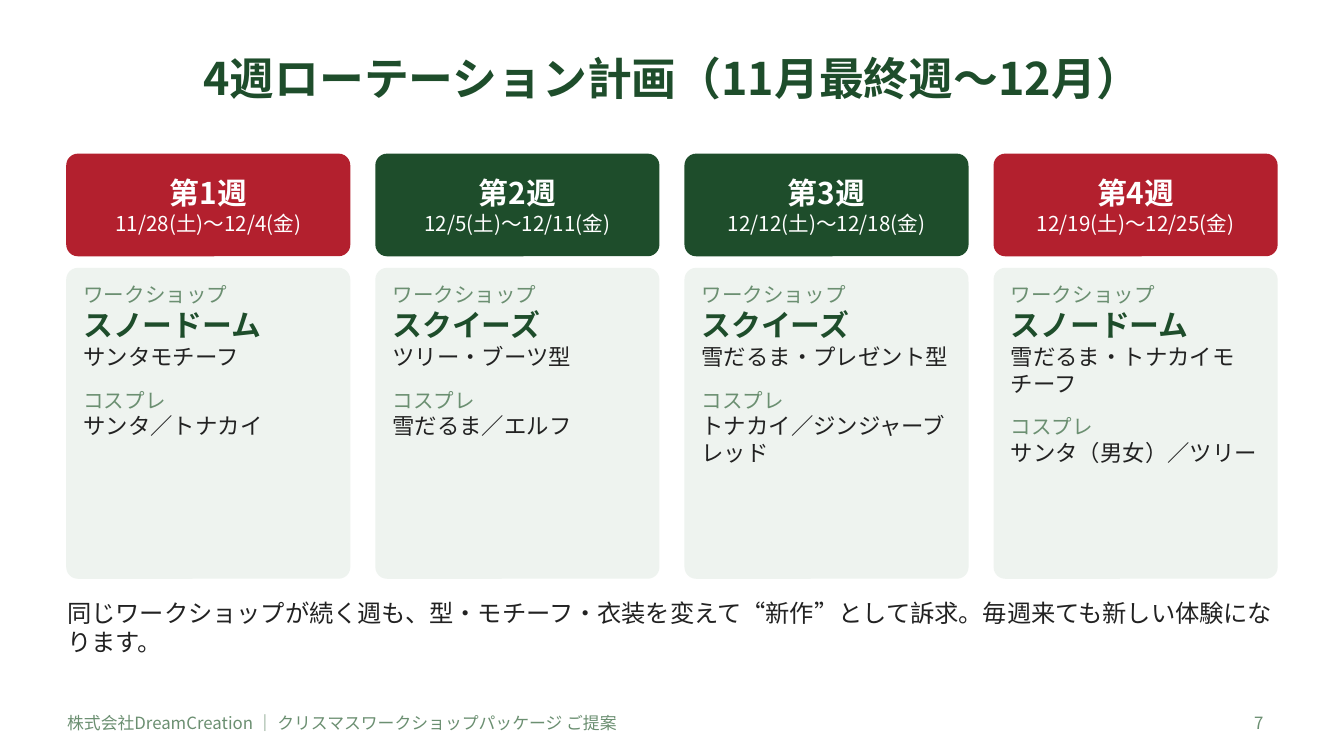
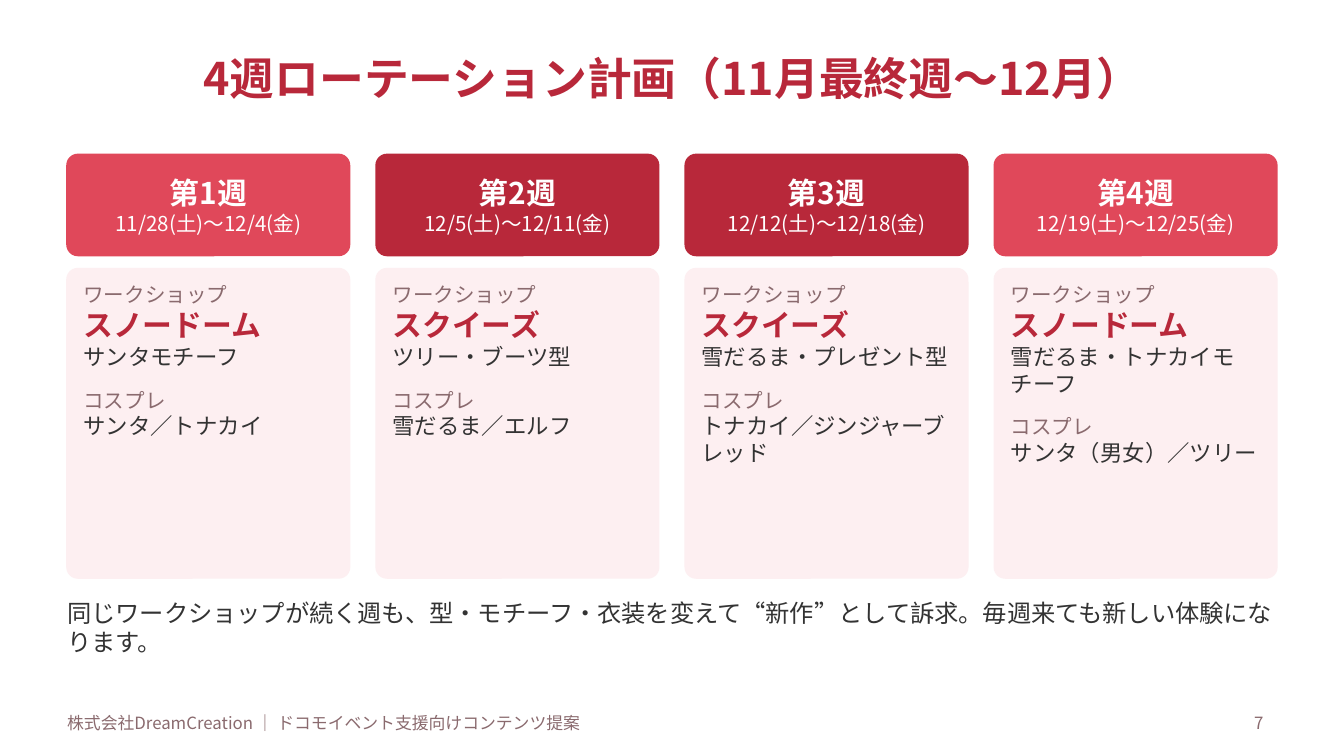
Before and after one commit to lunamax77/-next-vision, a slide deck: slide 7 of docs/proposals/2026-12_docomo_christmas-ws/企画書_NTTドコモ_クリスマスWS.pptx. Drawn at 1344x756 pixels with LibreOffice and Linux fonts; fonts in the diff are those of the drawing. Boxes give left, top, right and bottom in pixels: in the first picture for what was removed or moved away, otherwise in the second. Text is boxed around its words. In the diff, an @@ line names an element or a change of style, - is before the commit and + after.

```diff
--- a/docs/proposals/2026-12_docomo_christmas-ws/企画書_NTTドコモ_クリスマスWS.pptx
+++ b/docs/proposals/2026-12_docomo_christmas-ws/企画書_NTTドコモ_クリスマスWS.pptx
@@ title "4週ローテーション計画（11月最終週〜12月）" at bbox=[203, 56, 1141, 100]: text colour #1E4D2B to #B8283A @@
@@ rounded rectangle at bbox=[67, 155, 349, 255]: fill #B3202E to #E0485A; outline #B3202E 1 pt to #E0485A 1 pt @@
@@ rounded rectangle at bbox=[376, 155, 659, 255]: fill #1E4D2B to #B8283A; outline #1E4D2B 1 pt to #B8283A 1 pt @@
@@ rounded rectangle at bbox=[685, 155, 968, 255]: fill #1E4D2B to #B8283A; outline #1E4D2B 1 pt to #B8283A 1 pt @@
@@ rounded rectangle at bbox=[995, 155, 1277, 255]: fill #B3202E to #E0485A; outline #B3202E 1 pt to #E0485A 1 pt @@
@@ fill #EEF3EF to #FDEFF1; outline #EEF3EF 1 pt to #FDEFF1 1 pt in 4 elements at bbox=[67, 269, 349, 578], bbox=[376, 269, 659, 578], bbox=[685, 269, 968, 578], bbox=[995, 269, 1277, 578] @@
@@ text "ワークショップ" at bbox=[83, 285, 262, 436]: text colour #6B8F71 to #8A6A6E in "ワークショップ", "コスプレ"; text colour #1E4D2B to #B8283A in "スノードーム"; text colour #222222 to #333333 in "サンタモチーフ", "サンタ／トナカイ" @@
@@ text "ワークショップ" at bbox=[393, 285, 572, 436]: text colour #6B8F71 to #8A6A6E in "ワークショップ", "コスプレ"; text colour #1E4D2B to #B8283A in "スクイーズ"; text colour #222222 to #333333 in "ツリー・ブーツ型", "雪だるま／エルフ" @@
@@ text "ワークショップ" at bbox=[702, 285, 948, 463]: text colour #6B8F71 to #8A6A6E in "ワークショップ", "コスプレ"; text colour #1E4D2B to #B8283A in "スクイーズ"; text colour #222222 to #333333 in "雪だるま・プレゼント型", "トナカイ／ジンジャーブレッド" @@
@@ text "ワークショップ" at bbox=[1011, 285, 1257, 463]: text colour #6B8F71 to #8A6A6E in "ワークショップ", "コスプレ"; text colour #1E4D2B to #B8283A in "スノードーム"; text colour #222222 to #333333 in "雪だるま・トナカイモチーフ", "サンタ（男女）／ツリー" @@
@@ text "同じワークショップが続く週も、型・モチーフ・衣装を変えて“新作”として訴求。毎週来ても新しい体験になります。" at bbox=[67, 601, 1272, 653]: text colour #222222 to #333333 @@
@@ text at bbox=[67, 715, 580, 731]: text changed; text colour #6B8F71 to #8A6A6E @@
-株式会社DreamCreation ｜ クリスマスワークショップパッケージ ご提案
+株式会社DreamCreation ｜ ドコモイベント支援向けコンテンツ提案
@@ page number at bbox=[1254, 716, 1263, 729]: text colour #6B8F71 to #8A6A6E @@
```
Also in this commit, not shown: 12 other slides changed, 2 slides added, 1 slide removed, 2 other files.
